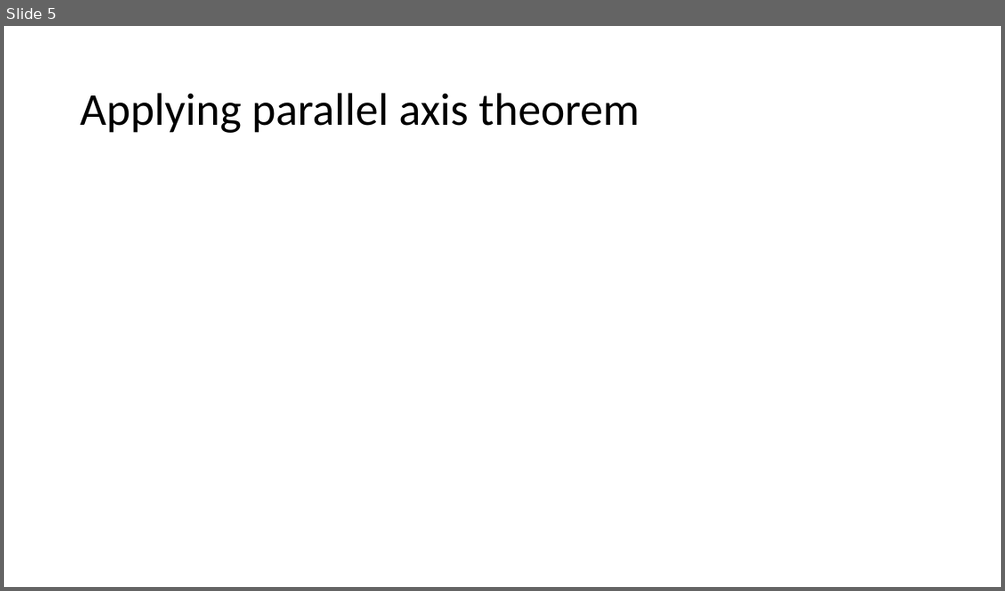
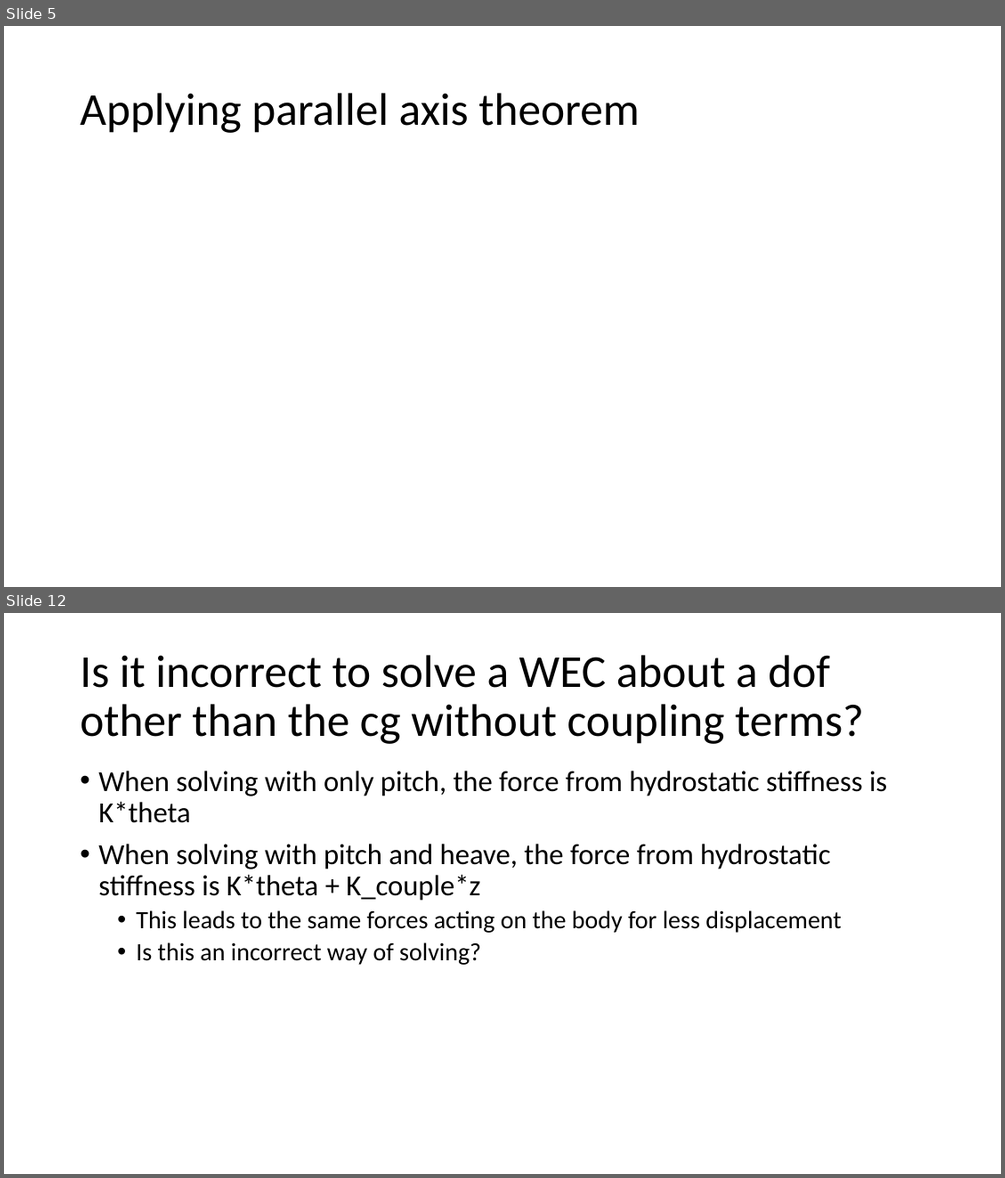
Before and after one commit to jtgrasb/WecOptTool, a slide deck: examples/attenuatorInWOT.pptx. Shown one above the other, each under a label of ours: slide 5 before the commit, slides 5 and 12 after it; the slides between them are not shown. The pictures are 1005x591 and 1005x1178 pixels, drawn with LibreOffice and Linux fonts; fonts in the diff are those of the drawing; grey boxes stand for pictures. Boxes give left, top, right and bottom in pixels: in the first picture for what was removed or moved away, otherwise in the second. Text is boxed around its words. In the diff, an @@ line names an element or a change of style, - is before the commit and + after.

```diff
--- a/examples/attenuatorInWOT.pptx
+++ b/examples/attenuatorInWOT.pptx
@@ slide 12 added at bbox=[4, 613, 1001, 1174], background #FFFFFF @@
@@ title added at bbox=[80, 655, 864, 744], 44 pt, text #000000 @@
+Is it incorrect to solve a WEC about a dof other than the cg without coupling terms?
@@ text added at bbox=[98, 771, 887, 965], 28 pt, text #000000 @@
+• When solving with only pitch, the force from hydrostatic stiffness is K*theta
+• When solving with pitch and heave, the force from hydrostatic stiffness is K*theta + K_couple*z
+  • This leads to the same forces acting on the body for less displacement
+  • Is this an incorrect way of solving?
```
Also in this commit, not shown: 13 other slides added, 1 slide removed, 23 other files.
